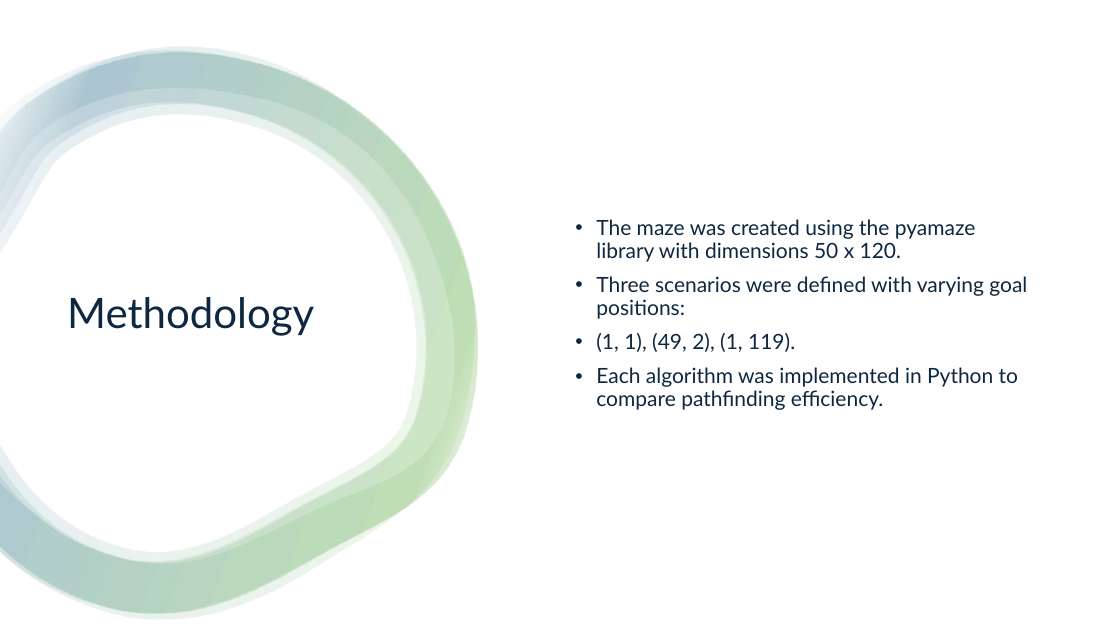
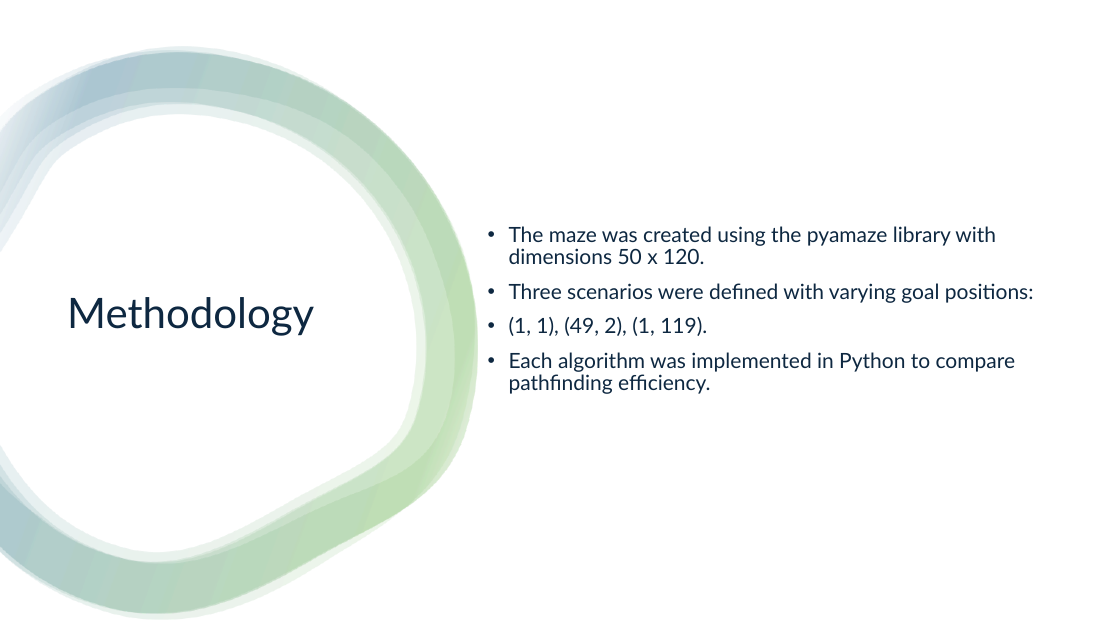
Before and after one commit to Krishna-1996/Master-In-AI, a slide deck: slide 3 of Foundation of Artificial Intelligence/My Project Work/ICA2 Project Coding Jupyter_Notebook/Final_ICA/ICA_Presentation.pptx. Drawn at 1120x630 pixels with LibreOffice and Linux fonts; fonts in the diff are those of the drawing. Boxes give left, top, right and bottom in pixels: in the first picture for what was removed or moved away, otherwise in the second. Text is boxed around its words. In the diff, an @@ line names an element or a change of style, - is before the commit and + after.

```diff
--- a/Foundation of Artificial Intelligence/My Project Work/ICA2 Project Coding Jupyter_Notebook/Final_ICA/ICA_Presentation.pptx
+++ b/Foundation of Artificial Intelligence/My Project Work/ICA2 Project Coding Jupyter_Notebook/Final_ICA/ICA_Presentation.pptx
@@ text "The maze was created using ..." rewrapped from (x1=596, y1=219, x2=1027, y2=410) to (x1=509, y1=226, x2=1034, y2=394) @@
```
Also in this commit, not shown: 2 other slides changed, 7 slides added.
